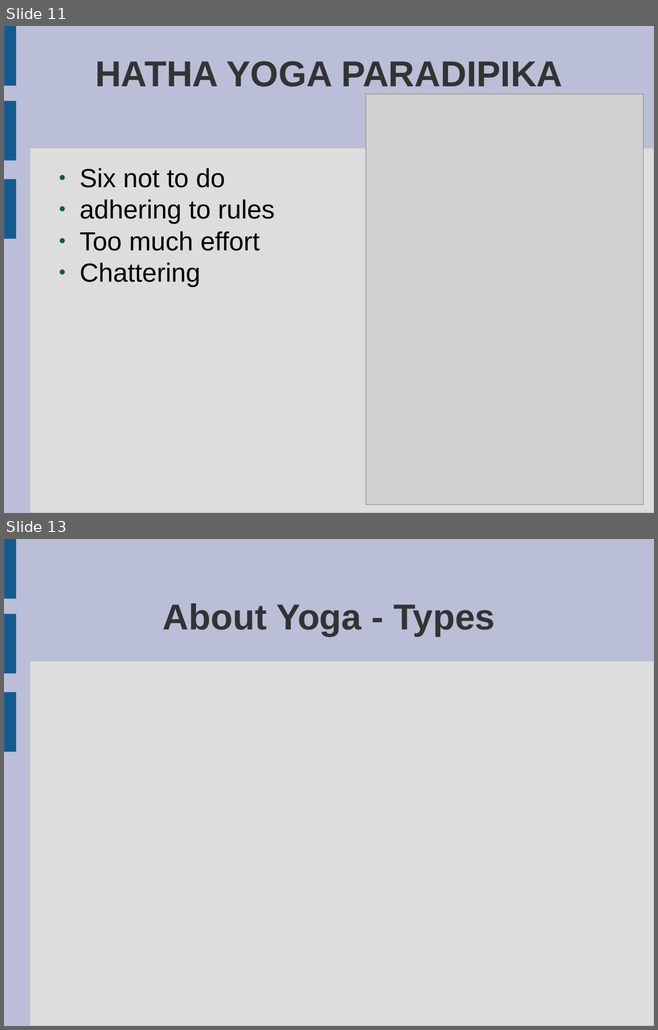
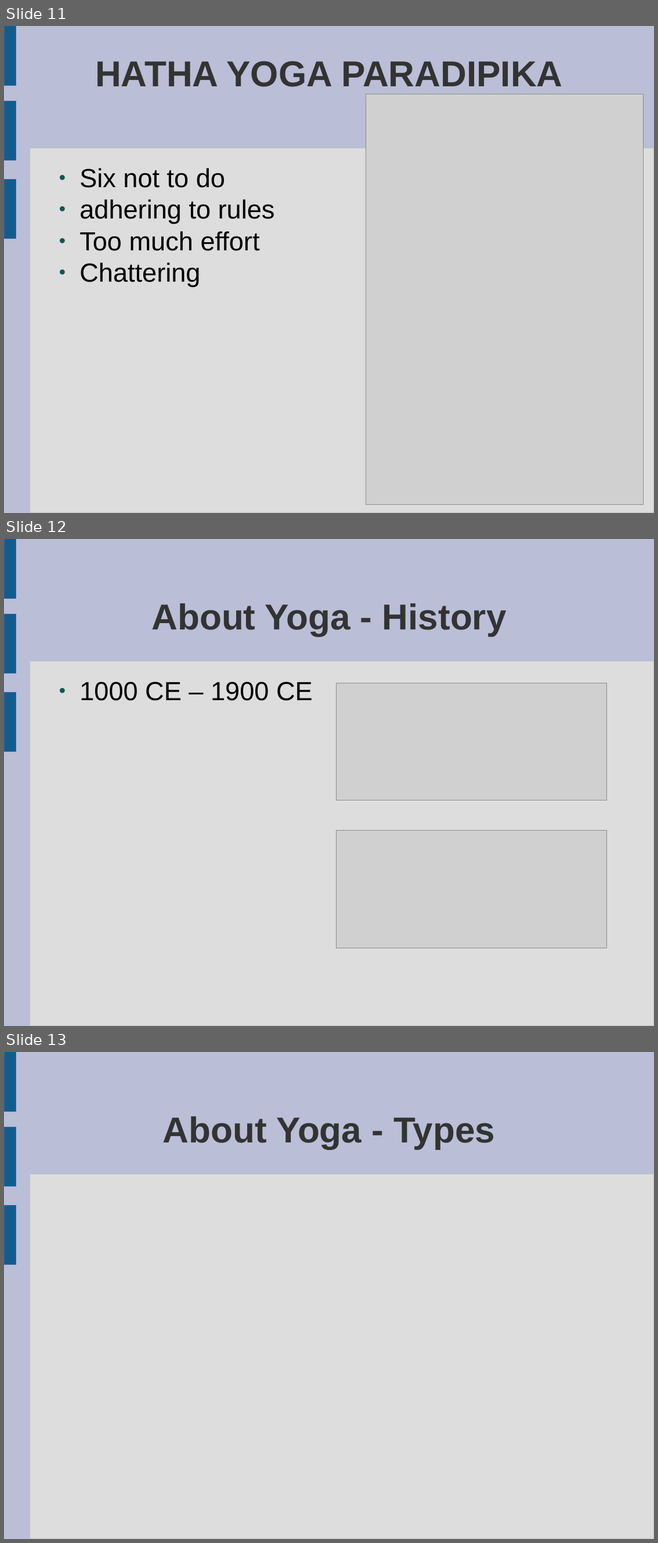
Before and after one commit to peterborkuti/english, a slide deck: yoga_01.odp. Shown one above the other, each under a label of ours: slides 11 and 13 before the commit, slides 11, 12 and 13 after it; the slides between them are not shown. The pictures are 658x1030 and 658x1543 pixels, drawn with LibreOffice and Linux fonts; fonts in the diff are those of the drawing; grey boxes stand for pictures. Boxes give left, top, right and bottom in pixels: in the first picture for what was removed or moved away, otherwise in the second. Text is boxed around its words. In the diff, an @@ line names an element or a change of style, - is before the commit and + after.

```diff
--- a/yoga_01.odp
+++ b/yoga_01.odp
@@ slide 12 added at bbox=[4, 539, 654, 1026], background #BABED6; not listed: 4 template elements that a slide beside it also shows @@
@@ title added at bbox=[151, 603, 506, 636], 44 pt, text #333333, bold @@
+About Yoga - History
@@ text added at bbox=[79, 682, 313, 701], 32 pt, text #000000 @@
+● 1000 CE – 1900 CE
@@ picture added at bbox=[336, 683, 607, 800] @@
@@ picture added at bbox=[336, 831, 607, 948] @@
```
Also in this commit, not shown: 1 slide changed, 1 other slide added, 2 slides removed.
